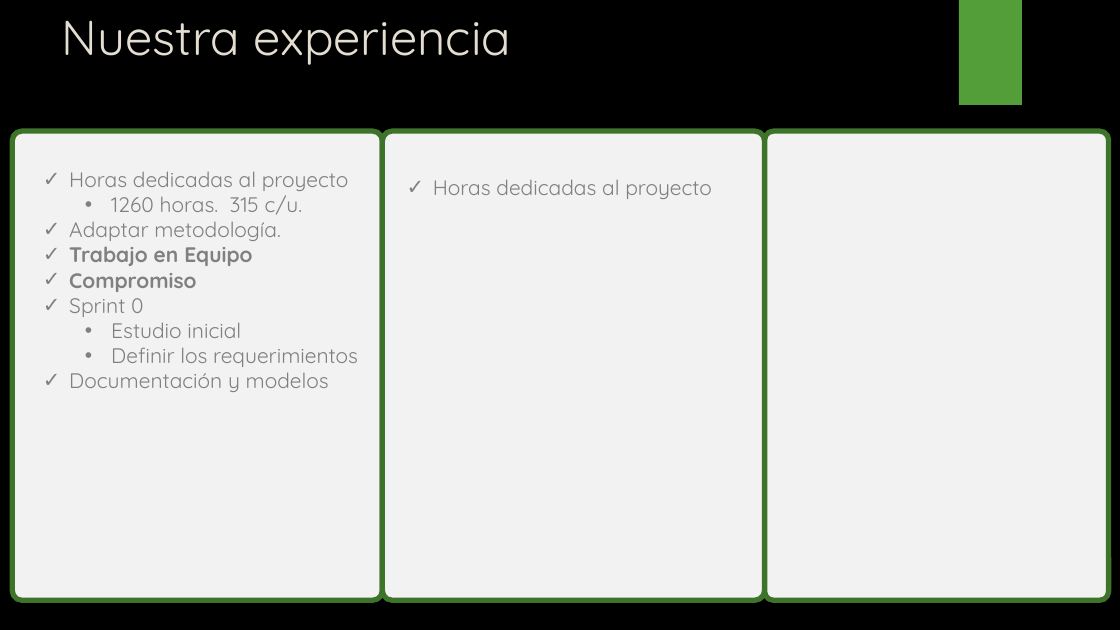
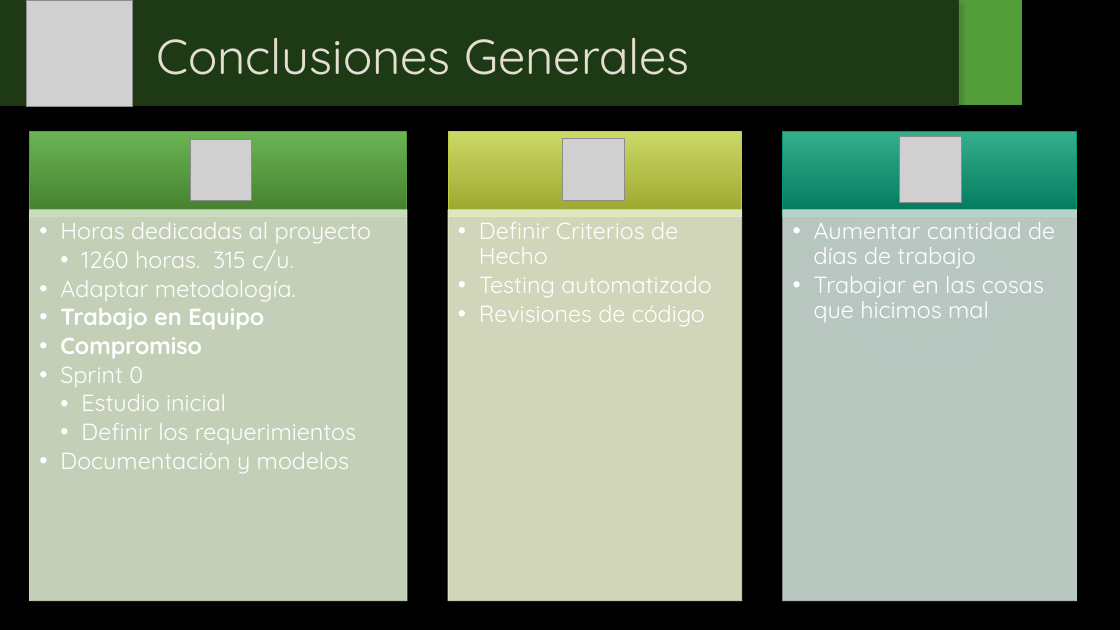
Before and after one commit to fallemand/quegolazo, a slide deck: slide 8 of Documentacion/Presentación Regularidad/Presentación Regularidad.pptx. Drawn at 1120x630 pixels with LibreOffice and Linux fonts; fonts in the diff are those of the drawing; grey boxes stand for pictures; background and template pictures are left out. Boxes give left, top, right and bottom in pixels: in the first picture for what was removed or moved away, otherwise in the second. Text is boxed around its words. In the diff, an @@ line names an element or a change of style, - is before the commit and + after.

```diff
--- a/Documentacion/Presentación Regularidad/Presentación Regularidad.pptx
+++ b/Documentacion/Presentación Regularidad/Presentación Regularidad.pptx
@@ rectangle added at <box>0,0,960,106</box>, fill #549E39 at 37% opacity @@
@@ picture added at <box>27,0,133,107</box> @@
@@ title removed at <box>62,20,511,65</box> @@
-Nuestra experiencia
@@ text added at <box>156,37,690,75</box>, 42 pt, text #E3DED1 @@
+Conclusiones Generales
@@ rounded rectangle removed at <box>13,131,382,601</box> @@
@@ picture added at <box>191,139,251,200</box> @@
@@ rounded rectangle removed at <box>382,131,765,601</box> @@
@@ picture added at <box>563,139,625,201</box> @@
@@ rounded rectangle removed at <box>765,131,1109,601</box> @@
@@ picture added at <box>900,137,962,203</box> @@
@@ text removed at <box>433,179,711,199</box> @@
-✓ Horas dedicadas al proyecto
@@ ellipse added at <box>791,154,1049,413</box>, fill gradient #AFC5B9 @@
@@ text "Horas dedicadas al proyecto": place and size @@
-text "Horas dedicadas al proyecto" at <box>69,171,358,392</box>
+text "Horas dedicadas al proyecto" at <box>60,222,371,474</box>
@@ text "Horas dedicadas al proyecto" at <box>60,222,371,474</box>: size 18 to 20 pt, text colour #808080 to #FFFFFF; bullet ✓ to ••; list level 1 to 2 in "Horas dedicadas al proyecto"; line spacing 1 to 0.9; bullet • to ••; list level 2 to 3 in "1260 horas. 315 c/u."; list level 1 to 2 in "Adaptar metodología."; list level 1 to 2 in "Trabajo en Equipo"; list level 1 to 2 in "Compromiso"; list level 1 to 2 in "Sprint 0"; list level 2 to 3 in "Estudio inicial"; list level 2 to 3 in "Definir los requerimientos"; list level 1 to 2 in "Documentación y modelos" @@
@@ group added at <box>29,132,1077,601</box>: 6 rectangles, 2 texts @@
+  •• Definir Criterios de Hecho
+  •• Testing automatizado
+  •• Revisiones de código
+  •• Aumentar cantidad de días de trabajo
+  •• Trabajar en las cosas que hicimos mal
```
Also in this commit, not shown: 3 other slides changed, 1 slide removed.
